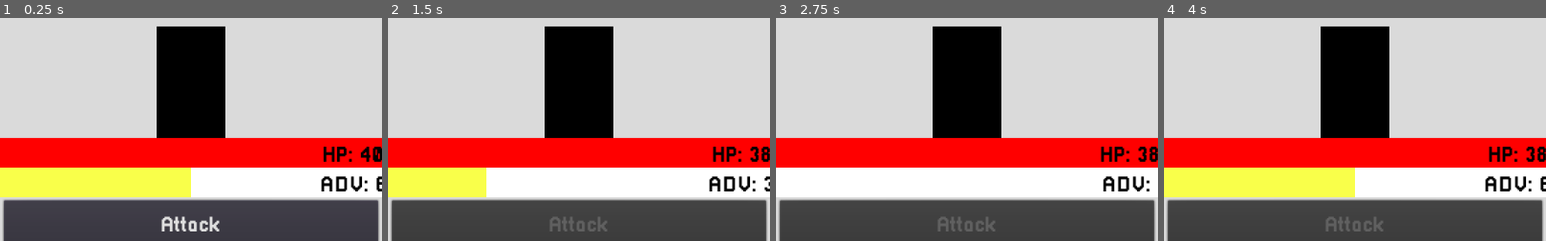
Above: before the commit, frames 1-4 (left to right).
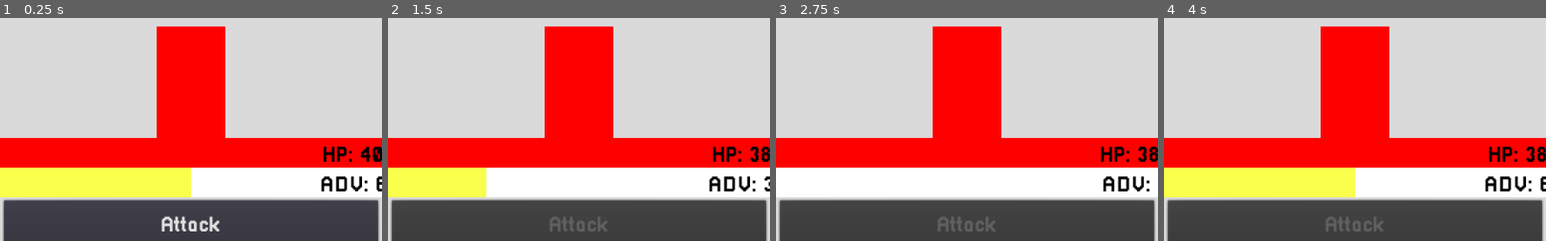
Above: after the commit, the same moments.

Repository: ArtlessAvian/kind-opponent
Game: Godot game, scene res://gameingame/BattleWView.tscn
Two runs of this game, one before a commit and one after it. Both use one fixed random seed, a clock stepped at 60 frames per second and the inputs below.
Inputs:
- Up to frame 1 (0.25 s): no input
- Up to frame 2 (1.5 s): click "Attack" at 0.5 s; click "Advantage Attack" at 1.25 s
- Up to frame 3 (2.75 s): no input
- Up to frame 4 (4 s): click "Charge" at 2.75 s
The pictures show only the part of the screen within x 0-50%, y 33-83%; the shares and areas given below are measured in that part.

The runs differ from the first frame. In frame 1, 9.1% of the frame differs, in the area x 41-59%, y 3-54%; in frame 2, 9.1%; in frame 3, 9.1%; in frame 4, 9.1%.

Commit message:
Added a few more animations

Diff:
--- a/GameUI.tscn
+++ b/GameUI.tscn
@@ -1,9 +1,12 @@
-[gd_scene load_steps=5 format=2]
+[gd_scene load_steps=8 format=2]
 
-[ext_resource path="res://TestScene.tscn" type="PackedScene" id=1]
-[ext_resource path="res://UIHealthBar.tscn" type="PackedScene" id=2]
-[ext_resource path="res://AdvBar.tscn" type="PackedScene" id=3]
-[ext_resource path="res://Pixellari.tres" type="DynamicFont" id=4]
+[ext_resource path="res://animations/AttackAnimation.tres" type="Animation" id=1]
+[ext_resource path="res://animations/DamageBlink.tres" type="Animation" id=2]
+[ext_resource path="res://animations/EnemyAttackAnimation.tres" type="Animation" id=3]
+[ext_resource path="res://TestScene.tscn" type="PackedScene" id=4]
+[ext_resource path="res://UIHealthBar.tscn" type="PackedScene" id=5]
+[ext_resource path="res://AdvBar.tscn" type="PackedScene" id=6]
+[ext_resource path="res://Pixellari.tres" type="DynamicFont" id=7]
 
 [node name="GameUI" type="Control"]
 anchor_right = 1.0
@@ -28,7 +31,13 @@
 anchor_left = 0.35
 anchor_right = 0.65
 anchor_bottom = 1.0
-color = Color( 0, 0, 0, 1 )
+margin_left = -7.62939e-006
+margin_right = -9.15527e-005
+color = Color( 1.01351, 0, 0, 1 )
+
+[node name="AnimationPlayer" type="AnimationPlayer" parent="BattleCanvas/PlayerRegion/ColorRect"]
+anims/AttackAnimation = ExtResource( 1 )
+anims/DamageBlink = ExtResource( 2 )
 
 [node name="EnemyRegion" type="Control" parent="BattleCanvas"]
 anchor_left = 0.35
@@ -42,7 +51,10 @@
 anchor_bottom = 1.0
 color = Color( 0.996078, 0.211765, 0.211765, 1 )
 
-[node name="SpeechBubble" parent="BattleCanvas/EnemyRegion" instance=ExtResource( 1 )]
+[node name="AnimationPlayer" type="AnimationPlayer" parent="BattleCanvas/EnemyRegion/ColorRect"]
+anims/EnemyAttackAnimation = ExtResource( 3 )
+
+[node name="SpeechBubble" parent="BattleCanvas/EnemyRegion" instance=ExtResource( 4 )]
 
 [node name="UICanvas" type="Control" parent="."]
 anchor_right = 1.0
--- /dev/null
+++ b/animations/DamageBlink.tres
@@ -0,0 +1,19 @@
+[gd_resource type="Animation" format=2]
+
+[resource]
+resource_name = "DamageBlink"
+length = 0.2
+loop = true
+step = 0.05
+tracks/0/type = "value"
+tracks/0/path = NodePath(".:modulate")
+tracks/0/interp = 2
+tracks/0/loop_wrap = true
+tracks/0/imported = false
+tracks/0/enabled = true
+tracks/0/keys = {
+"times": PoolRealArray( 0, 0.1, 0.2 ),
+"transitions": PoolRealArray( 1, 1, 1 ),
+"update": 1,
+"values": [ Color( 1, 1, 1, 1 ), Color( 1, 1, 1, 0 ), Color( 1, 1, 1, 1 ) ]
+}
--- /dev/null
+++ b/animations/IdleBounce.tres
@@ -0,0 +1,38 @@
+[gd_resource type="Animation" format=2]
+
+[resource]
+resource_name = "IdleBounce"
+loop = true
+step = 0.05
+tracks/0/type = "bezier"
+tracks/0/path = NodePath(".:rect_scale:x")
+tracks/0/interp = 1
+tracks/0/loop_wrap = true
+tracks/0/imported = false
+tracks/0/enabled = true
+tracks/0/keys = {
+"points": PoolRealArray( 1, -0.25, 0, 0.114106, -0.00315529, 1.11041, -0.122257, -0.0436774, 0.114446, -0.0143158, 0.996845, -0.112069, 0.00873548, 0.25, 0, 1.11041, -0.122257, -0.0436774, 0.114446, -0.0143158, 0.996845, -0.112069, 0.00873548, 0.25, 0 ),
+"times": PoolRealArray( 0, 0.242476, 0.499215, 0.75, 1 )
+}
+tracks/1/type = "bezier"
+tracks/1/path = NodePath(".:rect_scale:y")
+tracks/1/interp = 1
+tracks/1/loop_wrap = true
+tracks/1/imported = false
+tracks/1/enabled = true
+tracks/1/keys = {
+"points": PoolRealArray( 1, -0.25, 0, 0.083542, 0.00558019, 0.926961, -0.114106, 0, 0.122257, 0.00873548, 0.988109, -0.132785, -0.0118908, 0.25, 0, 0.926961, -0.114106, 0, 0.122257, 0.00873548, 0.988109, -0.132785, -0.0118908, 0.25, 0 ),
+"times": PoolRealArray( 0, 0.242476, 0.497177, 0.75, 1 )
+}
+tracks/2/type = "value"
+tracks/2/path = NodePath(".:rect_rotation")
+tracks/2/interp = 1
+tracks/2/loop_wrap = true
+tracks/2/imported = false
+tracks/2/enabled = true
+tracks/2/keys = {
+"times": PoolRealArray( 0, 0.25, 0.5, 0.75, 1 ),
+"transitions": PoolRealArray( 1, 1, 1, 1, 1 ),
+"update": 0,
+"values": [ 0.0, 7.0, 0.0, -7.0, 0.0 ]
+}
Not shown: 7 places in GameUI.tscn that only renumber resources
